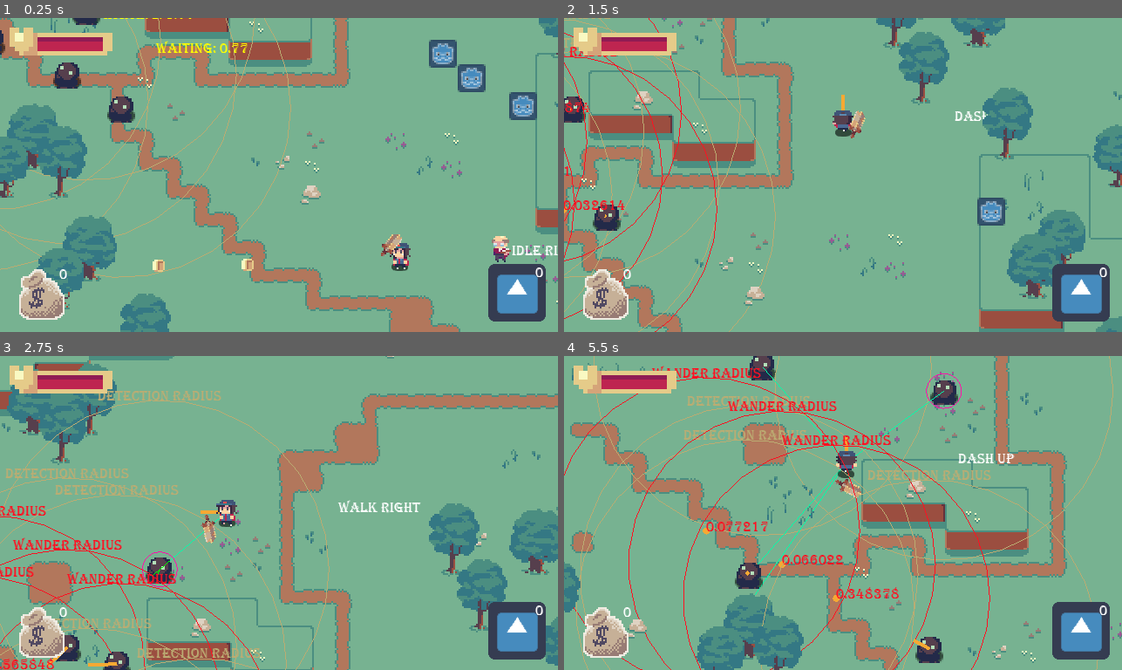
Above: before the commit, frames 1-4 (two rows, left to right).
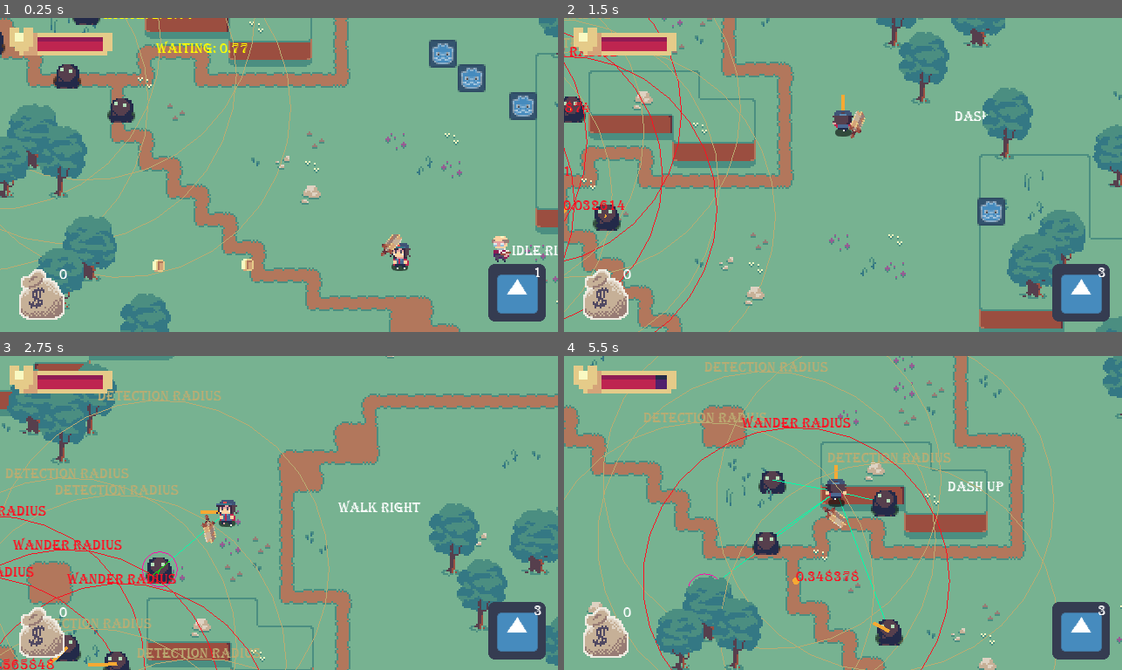
Above: after the commit, the same moments.

Repository: OceanBoy612/SimpleRPG
Game: Godot game, scene res://Code/Maps/Map1.tscn
The game is run twice, just before and just after one commit, with the same random seed, the same clock (stepped at 60 frames per second) and the same inputs. The engine's default icon, where the game draws it, is replaced by a stand-in: a white triangle on a blue panel in a dark square.
Inputs (mouse positions are in pixels of both pictures, inside the frame that each line leads up to):
- Up to frame 1 (0.25 s): no input
- Up to frame 2 (1.5 s): tap Enter (ui_accept) at 0.5, 0.77 s; move the mouse to (815, 237) at 0.52 s; hold Up (ui_up) from 0.53 s (still down); click (815, 237) at 0.6 s; tap Shift (dash) at 0.8, 1.35 s; move the mouse to (1010, 222) at 1.27 s
- Up to frame 3 (2.75 s): tap Enter (ui_accept) at 1.52 s; click (446, 560) at 1.55 s; move the mouse to (111, 465) at 2.02 s; release Up (ui_up) at 2.03 s; hold Left (ui_left) from 2.03 s (still down); click (111, 465) at 2.1 s; tap Shift (dash) at 2.3 s
- Up to frame 4 (5.5 s): move the mouse to (870, 513) at 2.77 s; tap Shift (dash) at 2.85, 3.8, 5.3 s; tap Enter (ui_accept) at 3.02, 3.77, 4.52 s; click (870, 513) at 3.05 s; move the mouse to (759, 434) at 3.52 s; release Left (ui_left) at 3.53 s; hold Down (ui_down) 3.53-4.28 s; hold Q (drink_potion) 3.53-4.28 s; move the mouse to (965, 497) at 4.27 s; hold Right (ui_right) 4.28-5.03 s; tap E (interact) at 4.35 s; click (965, 497) at 4.55 s; move the mouse to (731, 528) at 5.02 s; hold Up (ui_up) from 5.03 s (still down); click (731, 528) at 5.1 s

The runs differ from the first frame. In frame 1, 0.3% of the frame differs, in the area x 0-98%, y 0-83%; in frame 2, 0.1%; in frame 3, 0.2%; in frame 4, 36%, in the area x 0-100%, y 0-100%.

Commit message:
Frim now use the Animation Player for their GroundSlam attack
Added ballistics to the Frim attack
CombatEntity's can now become immortal - don't take damage/knockback from other combatEntities

Diff:
--- a/src/Code/Entities/Character Controller/Player.tscn
+++ b/src/Code/Entities/Character Controller/Player.tscn
@@ -24,49 +24,49 @@
 _add_item = false
 items = [ SubResource( 1 ) ]
 
-[sub_resource type="CircleShape2D" id=15]
+[sub_resource type="CircleShape2D" id=3]
 radius = 4.5
 
-[sub_resource type="RectangleShape2D" id=16]
+[sub_resource type="RectangleShape2D" id=4]
 extents = Vector2( 3.57065, 8.34544 )
+
+[sub_resource type="AtlasTexture" id=5]
+atlas = ExtResource( 8 )
+region = Rect2( 0, 0, 32, 32 )
 
 [sub_resource type="AtlasTexture" id=6]
 atlas = ExtResource( 8 )
-region = Rect2( 0, 0, 32, 32 )
+region = Rect2( 32, 0, 32, 32 )
 
 [sub_resource type="AtlasTexture" id=7]
 atlas = ExtResource( 8 )
-region = Rect2( 32, 0, 32, 32 )
+region = Rect2( 64, 0, 32, 32 )
 
 [sub_resource type="AtlasTexture" id=8]
 atlas = ExtResource( 8 )
-region = Rect2( 64, 0, 32, 32 )
+region = Rect2( 96, 0, 32, 32 )
 
 [sub_resource type="AtlasTexture" id=9]
 atlas = ExtResource( 8 )
-region = Rect2( 96, 0, 32, 32 )
+region = Rect2( 128, 0, 32, 32 )
 
 [sub_resource type="AtlasTexture" id=10]
 atlas = ExtResource( 8 )
-region = Rect2( 128, 0, 32, 32 )
+region = Rect2( 160, 0, 32, 32 )
 
 [sub_resource type="AtlasTexture" id=11]
 atlas = ExtResource( 8 )
-region = Rect2( 160, 0, 32, 32 )
-
-[sub_resource type="AtlasTexture" id=12]
-atlas = ExtResource( 8 )
 region = Rect2( 192, 0, 32, 32 )
 
-[sub_resource type="SpriteFrames" id=13]
+[sub_resource type="SpriteFrames" id=12]
 animations = [ {
-"frames": [ SubResource( 6 ), SubResource( 7 ), SubResource( 8 ), SubResource( 9 ), SubResource( 10 ), SubResource( 11 ), SubResource( 12 ), null ],
+"frames": [ SubResource( 5 ), SubResource( 6 ), SubResource( 7 ), SubResource( 8 ), SubResource( 9 ), SubResource( 10 ), SubResource( 11 ), null ],
 "loop": false,
 "name": "default",
 "speed": 16.0
 } ]
 
-[sub_resource type="Curve2D" id=4]
+[sub_resource type="Curve2D" id=13]
 _data = {
 "points": PoolVector2Array( 4.04089, -1.77943, 0, 0, -43.8048, 3.04468, -2.11574, 1.49155, 2.11574, -1.49155, -37.7502, …(281 unchanged characters)…
 }
@@ -97,14 +97,12 @@
 [node name="AttackArea" parent="." index="4"]
 position = Vector2( 7.62553, -2.35923 )
 rotation = -0.165481
-scale = Vector2( 1, 1 )
 
 [node name="CollisionShape2D" parent="AttackArea" index="0"]
-shape = SubResource( 16 )
+shape = SubResource( 4 )
 
 [node name="Heal" type="AnimatedSprite" parent="." index="5"]
-visible = false
-frames = SubResource( 13 )
+frames = SubResource( 12 )
 frame = 7
 playing = true
 
--- a/src/Code/Entities/CombatEntity.gd
+++ b/src/Code/Entities/CombatEntity.gd
@@ -28,6 +28,7 @@
 #var mana: float = max_mana
 
 var target = null # : CombatEntity <- except cyclic issue
+var immortal = false # can take damage
 
 var last_attack_time: float = 999
 
@@ -69,6 +70,7 @@
 	var b = body as CombatEntity
 	if not b: return
 	if b.faction & hostile_factions == 0: return  # entity not hostile
+	if b.immortal: return # don't hurt immortal entities
 
 	if body.has_method("knockback"):
 		body.knockback(self, knockback_amount)
--- /dev/null
+++ b/src/Code/Entities/Enemies/GroundSlam.gd
@@ -0,0 +1,46 @@
+extends CombatEntityState
+
+"""
+Jumps to the targets position and releases an explosion that does damage
+
+Uses the animation player to handle the sequence
+"""
+
+var state_machine: AnimationNodeStateMachinePlayback
+var anim_player: AnimationPlayer
+
+func on_enable():
+	anim_player = kb.get_node("AnimationPlayer")
+	var anim_tree: AnimationTree = kb.get_node("AnimationTree")
+	state_machine = anim_tree.get("parameters/playback")
+	state_machine.travel("Attack")
+
+
+func attack_done():
+	emit_signal("completed")
+
+
+func move_towards_target():
+	# targets where the player is.
+	var dir = (kb.target.global_position - global_position)
+	kb.move_dir = dir.normalized()
+
+
+func move_towards_target_ballistics():
+	pass
+	# targets where the player will be not where he is.
+	var offset_one_sec = kb.target.move_dir * kb.target.speed * kb.target.speed_multiplier
+	var offset_anim_length = offset_one_sec * anim_player.get_animation("Air").length
+	var dir = (kb.target.global_position - global_position) + (offset_anim_length * 1)
+	kb.move_dir = dir.normalized()
+
+
+func calculate_speed():
+	var dir = (kb.target.global_position - global_position)
+	var dash_speed = dir.length() / anim_player.get_animation("Air").length
+	kb.speed_multiplier = dash_speed / kb.speed
+
+
+func reset_speed():
+	kb.speed_multiplier = 1
+	kb.move_dir = Vector2()
--- a/src/Code/Entities/Enemies/Scenes/Frim.tscn
+++ b/src/Code/Entities/Enemies/Scenes/Frim.tscn
@@ -1,7 +1,7 @@
-[gd_scene load_steps=22 format=2]
+[gd_scene load_steps=35 format=2]
 
 [ext_resource path="res://Code/Entities/CombatEntity.tscn" type="PackedScene" id=1]
-[ext_resource path="res://Code/Entities/Enemies/DashAction.gd" type="Script" id=2]
+[ext_resource path="res://Code/Entities/Enemies/GroundSlam.gd" type="Script" id=2]
 [ext_resource path="res://Code/Entities/Enemies/wander_action.gd" type="Script" id=3]
 [ext_resource path="res://Code/Entities/Enemies/steering.gd" type="Script" id=4]
 [ext_resource path="res://Code/Entities/Enemies/wait_action.gd" type="Script" id=5]
@@ -13,46 +13,127 @@
 [ext_resource path="res://Code/Entities/Items/Items/HealthPotion.tscn" type="PackedScene" id=11]
 [ext_resource path="res://Code/Entities/Items/Items/Coin.tscn" type="PackedScene" id=12]
 
-[sub_resource type="Resource" id=7]
+[sub_resource type="Resource" id=1]
 resource_name = "loot 0"
 script = ExtResource( 10 )
 scene = ExtResource( 12 )
 amount = 13
 chance = 1.0
 
-[sub_resource type="Resource" id=8]
+[sub_resource type="Resource" id=2]
 resource_name = "loot 1"
 script = ExtResource( 10 )
 scene = ExtResource( 11 )
 amount = 1
 chance = 0.25
 
-[sub_resource type="Resource" id=9]
+[sub_resource type="Resource" id=3]
 resource_name = "Loot Table"
 script = ExtResource( 9 )
-loot = [ SubResource( 7 ), SubResource( 8 ) ]
+loot = [ SubResource( 1 ), SubResource( 2 ) ]
 _add_loot = false
 
-[sub_resource type="CircleShape2D" id=1]
+[sub_resource type="CircleShape2D" id=4]
 radius = 16.0
 
-[sub_resource type="Curve" id=2]
+[sub_resource type="Curve" id=5]
 _data = [ Vector2( 0, 0 ), 0.0, 0.0234765, 0, 0, Vector2( 1, 1 ), 2.8841, 0.0, 0, 0 ]
 
-[sub_resource type="Curve" id=3]
+[sub_resource type="Curve" id=6]
 min_value = -1.0
 _data = [ Vector2( 0, -1 ), 0.0, 0.0, 0, 0, Vector2( 1, 1 ), 0.0, 0.0, 0, 0 ]
 
-[sub_resource type="Curve" id=4]
+[sub_resource type="Curve" id=7]
 min_value = -1.0
 _data = [ Vector2( 0, -1 ), 0.0, 0.0, 0, 0, Vector2( 1, 1 ), 0.0, 0.0, 0, 0 ]
 
-[sub_resource type="Curve" id=5]
+[sub_resource type="Curve" id=8]
 _data = [ Vector2( 0, 0.490909 ), 0.0, 0.0, 0, 0, Vector2( 1, 1 ), 0.0, 0.0, 0, 0 ]
 
-[sub_resource type="Animation" id=6]
-length = 0.278
-step = 0.055
+[sub_resource type="Animation" id=13]
+resource_name = "Air"
+length = 0.5
+tracks/0/type = "value"
+tracks/0/path = NodePath("AnimatedSprite:animation")
+tracks/0/interp = 1
+tracks/0/loop_wrap = true
+tracks/0/imported = false
+tracks/0/enabled = true
+tracks/0/keys = {
+"times": PoolRealArray( 0 ),
+"transitions": PoolRealArray( 1 ),
+"update": 1,
+"values": [ "Air" ]
+}
+tracks/1/type = "value"
+tracks/1/path = NodePath("AnimatedSprite:frame")
+tracks/1/interp = 1
+tracks/1/loop_wrap = true
+tracks/1/imported = false
+tracks/1/enabled = true
+tracks/1/keys = {
+"times": PoolRealArray( 0 ),
+"transitions": PoolRealArray( 1 ),
+"update": 1,
+"values": [ 0 ]
+}
+tracks/2/type = "value"
+tracks/2/path = NodePath("AnimatedSprite:position")
+tracks/2/interp = 1
+tracks/2/loop_wrap = true
+tracks/2/imported = false
+tracks/2/enabled = true
+tracks/2/keys = {
+"times": PoolRealArray( 0, 0.25, 0.5 ),
+"transitions": PoolRealArray( 0.5, 2, 1 ),
+"update": 0,
+"values": [ Vector2( 0, 0 ), Vector2( 0, -20 ), Vector2( 0, 0 ) ]
+}
+tracks/3/type = "method"
+tracks/3/path = NodePath("StateMachine/GroundSlam")
+tracks/3/interp = 1
+tracks/3/loop_wrap = true
+tracks/3/imported = false
+tracks/3/enabled = true
+tracks/3/keys = {
+"times": PoolRealArray( 0, 0.5 ),
+"transitions": PoolRealArray( 1, 1 ),
+"values": [ {
+"args": [  ],
+"method": "move_towards_target_ballistics"
+}, {
+"args": [  ],
+"method": "reset_speed"
+} ]
+}
+tracks/4/type = "value"
+tracks/4/path = NodePath(".:immortal")
+tracks/4/interp = 1
+tracks/4/loop_wrap = true
+tracks/4/imported = false
+tracks/4/enabled = true
+tracks/4/keys = {
+"times": PoolRealArray( 0, 0.5 ),
+"transitions": PoolRealArray( 1, 1 ),
+"update": 1,
+"values": [ true, false ]
+}
+tracks/5/type = "value"
+tracks/5/path = NodePath("CollisionShape2D:disabled")
+tracks/5/interp = 1
+tracks/5/loop_wrap = true
+tracks/5/imported = false
+tracks/5/enabled = true
+tracks/5/keys = {
+"times": PoolRealArray( 0, 0.5 ),
+"transitions": PoolRealArray( 1, 1 ),
+"update": 1,
+"values": [ true, false ]
+}
+
+[sub_resource type="Animation" id=9]
+length = 0.3
+step = 0.01
 tracks/0/type = "value"
 tracks/0/path = NodePath("AttackArea/CollisionShape2D:shape:radius")
 tracks/0/interp = 1
@@ -60,10 +141,10 @@
 tracks/0/imported = false
 tracks/0/enabled = true
 tracks/0/keys = {
-"times": PoolRealArray( 0, 0.055, 0.22 ),
-"transitions": PoolRealArray( 1, 1, 1 ),
-"update": 0,
-"values": [ 16.0, 24.0, 0.01 ]
+"times": PoolRealArray( 0, 0.07 ),
+"transitions": PoolRealArray( 1, 1 ),
+"update": 1,
+"values": [ 16.0, 24.0 ]
 }
 tracks/1/type = "value"
 tracks/1/path = NodePath("AttackArea/CollisionShape2D:disabled")
@@ -72,7 +153,7 @@
 tracks/1/imported = false
 tracks/1/enabled = true
 tracks/1/keys = {
-"times": PoolRealArray( 0, 0.22 ),
+"times": PoolRealArray( 0.09, 0.22 ),
 "transitions": PoolRealArray( 1, 1 ),
 "update": 1,
 "values": [ false, true ]
@@ -82,37 +163,151 @@
 tracks/2/interp = 1
 tracks/2/loop_wrap = true
 tracks/2/imported = false
-tracks/2/enabled = false
+tracks/2/enabled = true
 tracks/2/keys = {
 "times": PoolRealArray( 0 ),
-"transitions": PoolRealArray( 1.31951 ),
+"transitions": PoolRealArray( 1 ),
 "update": 1,
 "values": [ "Detonate" ]
 }
 tracks/3/type = "value"
-tracks/3/path = NodePath("AnimatedSprite:playing")
+tracks/3/path = NodePath("AnimatedSprite:frame")
 tracks/3/interp = 1
-tracks/3/loop_wrap = true
+tracks/3/loop_wrap = false
 tracks/3/imported = false
-tracks/3/enabled = false
+tracks/3/enabled = true
 tracks/3/keys = {
-"times": PoolRealArray( 0 ),
-"transitions": PoolRealArray( 1 ),
-"update": 1,
-"values": [ true ]
-}
-tracks/4/type = "value"
-tracks/4/path = NodePath("AnimatedSprite:frame")
+"times": PoolRealArray( 0, 0.3 ),
+"transitions": PoolRealArray( 1, 1 ),
+"update": 0,
+"values": [ 0, 5 ]
+}
+tracks/4/type = "method"
+tracks/4/path = NodePath("StateMachine/GroundSlam")
 tracks/4/interp = 1
-tracks/4/loop_wrap = false
+tracks/4/loop_wrap = true
 tracks/4/imported = false
-tracks/4/enabled = false
+tracks/4/enabled = true
 tracks/4/keys = {
-"times": PoolRealArray( 0 ),
-"transitions": PoolRealArray( 1 ),
-"update": 1,
-"values": [ 0 ]
-}
+"times": PoolRealArray( 0.3 ),
+"transitions": PoolRealArray( 1 ),
+"values": [ {
+"args": [  ],
+"method": "attack_done"
+} ]
+}
+
+[sub_resource type="Animation" id=12]
+resource_name = "Idle"
+length = 0.4
+loop = true
+tracks/0/type = "value"
+tracks/0/path = NodePath("AnimatedSprite:animation")
+tracks/0/interp = 1
+tracks/0/loop_wrap = true
+tracks/0/imported = false
+tracks/0/enabled = true
+tracks/0/keys = {
+"times": PoolRealArray( 0 ),
+"transitions": PoolRealArray( 1 ),
+"update": 1,
+"values": [ "Idle" ]
+}
+tracks/1/type = "value"
+tracks/1/path = NodePath("AnimatedSprite:frame")
+tracks/1/interp = 1
+tracks/1/loop_wrap = true
+tracks/1/imported = false
+tracks/1/enabled = true
+tracks/1/keys = {
+"times": PoolRealArray( 0, 0.4 ),
+"transitions": PoolRealArray( 1, 1 ),
+"update": 0,
+"values": [ 0, 3 ]
+}
+
+[sub_resource type="Animation" id=26]
+resource_name = "Leap"
+length = 0.6
+tracks/0/type = "value"
+tracks/0/path = NodePath("AnimatedSprite:animation")
+tracks/0/interp = 1
+tracks/0/loop_wrap = true
+tracks/0/imported = false
+tracks/0/enabled = true
+tracks/0/keys = {
+"times": PoolRealArray( 0 ),
+"transitions": PoolRealArray( 1 ),
+"update": 1,
+"values": [ "Leap" ]
+}
+tracks/1/type = "value"
+tracks/1/path = NodePath("AnimatedSprite:frame")
+tracks/1/interp = 1
+tracks/1/loop_wrap = true
+tracks/1/imported = false
+tracks/1/enabled = true
+tracks/1/keys = {
+"times": PoolRealArray( 0, 0.6 ),
+"transitions": PoolRealArray( 1, 1 ),
+"update": 0,
+"values": [ 0, 9 ]
+}
+tracks/2/type = "method"
+tracks/2/path = NodePath("StateMachine/GroundSlam")
+tracks/2/interp = 1
+tracks/2/loop_wrap = true
+tracks/2/imported = false
+tracks/2/enabled = true
+tracks/2/keys = {
+"times": PoolRealArray( 0 ),
+"transitions": PoolRealArray( 1 ),
+"values": [ {
+"args": [  ],
+"method": "calculate_speed"
+} ]
+}
+
+[sub_resource type="AnimationNodeAnimation" id=31]
+animation = "Air"
+
+[sub_resource type="AnimationNodeAnimation" id=14]
+animation = "Attack"
+
+[sub_resource type="AnimationNodeAnimation" id=16]
+animation = "Idle"
+
+[sub_resource type="AnimationNodeAnimation" id=28]
+animation = "Leap"
+
+[sub_resource type="AnimationNodeStateMachineTransition" id=21]
+switch_mode = 2
+auto_advance = true
+
+[sub_resource type="AnimationNodeStateMachineTransition" id=30]
+
+[sub_resource type="AnimationNodeStateMachineTransition" id=32]
+switch_mode = 2
+auto_advance = true
+
+[sub_resource type="AnimationNodeStateMachineTransition" id=33]
+switch_mode = 2
+auto_advance = true
+
+[sub_resource type="AnimationNodeStateMachine" id=24]
+states/Air/node = SubResource( 31 )
+states/Air/position = Vector2( 609, 167 )
+states/Attack/node = SubResource( 14 )
+states/Attack/position = Vector2( 441, 64 )
+states/Idle/node = SubResource( 16 )
+states/Idle/position = Vector2( 304, 167 )
+states/Leap/node = SubResource( 28 )
+states/Leap/position = Vector2( 461, 167 )
+transitions = [ "Attack", "Idle", SubResource( 21 ), "Idle", "Leap", SubResource( 30 ), "Leap", "Air", SubResource( 32 ), "Air", "Attack", SubResource( 33 ) ]
+start_node = "Idle"
+graph_offset = Vector2( -17, 16 )
+
+[sub_resource type="AnimationNodeStateMachinePlayback" id=25]
 
 [node name="Frim" instance=ExtResource( 1 )]
 collision_layer = 4
@@ -120,8 +315,8 @@
 type = "Frim"
 faction = 4
 hostile_factions = 1
-attack_cooldown = 0.0
-lootTable = SubResource( 9 )
+attack_cooldown = 10.0
+lootTable = SubResource( 3 )
 
 [node name="AnimatedSprite" parent="." index="2"]
 frames = ExtResource( 8 )
@@ -132,8 +327,8 @@
 radius = 97
 
 [node name="CollisionShape2D" parent="AttackArea" index="0"]
-visible = false
-shape = SubResource( 1 )
+shape = SubResource( 4 )
+disabled = true
 
 [node name="StateMachine" type="Node2D" parent="." index="5"]
 script = ExtResource( 7 )
@@ -163,12 +358,19 @@
 
 [node name="Tween" type="Tween" parent="StateMachine/Attack" index="0"]
 
-[node name="Dash" type="Node2D" parent="StateMachine" index="4"]
+[node name="GroundSlam" type="Node2D" parent="StateMachine" index="4"]
 script = ExtResource( 2 )
 
-[node name="Tween" type="Tween" parent="StateMachine/Dash" index="0"]
-
 [node name="AnimationPlayer" type="AnimationPlayer" parent="." index="6"]
-anims/Attack = SubResource( 6 )
+anims/Air = SubResource( 13 )
+anims/Attack = SubResource( 9 )
+anims/Idle = SubResource( 12 )
+anims/Leap = SubResource( 26 )
+
+[node name="AnimationTree" type="AnimationTree" parent="." index="7"]
+tree_root = SubResource( 24 )
+anim_player = NodePath("../AnimationPlayer")
+active = true
+parameters/playback = SubResource( 25 )
 
 [connection signal="tween_all_completed" from="StateMachine/Attack/Tween" to="StateMachine/Attack" method="_on_Tween_tween_all_completed"]
--- a/src/Code/Entities/Enemies/States.gd
+++ b/src/Code/Entities/Enemies/States.gd
@@ -69,13 +69,15 @@
 	# TODO: add intelligence to the state choosing logic
 	if state.name == "Wait":
 		state = $Wander
-	elif state.name == "Wander" or state.name == "Attack":
+#	elif state.name == "Wander" or state.name == "Attack":
+	elif state.name == "Wander" or state.name == "GroundSlam":
 		if kb.target_nearest_enemy():
 			state = $Steering
 		else:
 			state = $Wait
 	elif state.name == "Steering":
-		state = $Attack
+#		state = $Attack
+		state = $GroundSlam
 	else:
 		assert(false, "wtf")
 
--- a/src/Code/Maps/Map1.tscn
+++ b/src/Code/Maps/Map1.tscn
@@ -350,11 +350,14 @@
 layer = 100
 
 [node name="PlayerGUI" parent="Interface" instance=ExtResource( 15 )]
+combatEntityPath = NodePath("../../YSort/Player")
 
 [node name="CoinCounter" parent="Interface" instance=ExtResource( 17 )]
+nodePath = NodePath("../../YSort/Player")
 item_id = "Coin"
 
 [node name="PotionCounter" parent="Interface" instance=ExtResource( 20 )]
+nodePath = NodePath("../../YSort/Player")
 item_id = "Health Potion"
 
 [node name="DialogueBox" parent="Interface" instance=ExtResource( 1 )]
@@ -391,7 +394,6 @@
 position = Vector2( 292.035, 152.028 )
 frames = ExtResource( 7 )
 animation = "Idle Right"
-frame = 2
 playing = true
 flip_h = true
 
Not shown: 2 places in src/Code/Entities/Character Controller/Player.tscn that only renumber resources
Not shown: 1 places in src/Code/Entities/Enemies/Scenes/Frim.tscn that only renumber resources
